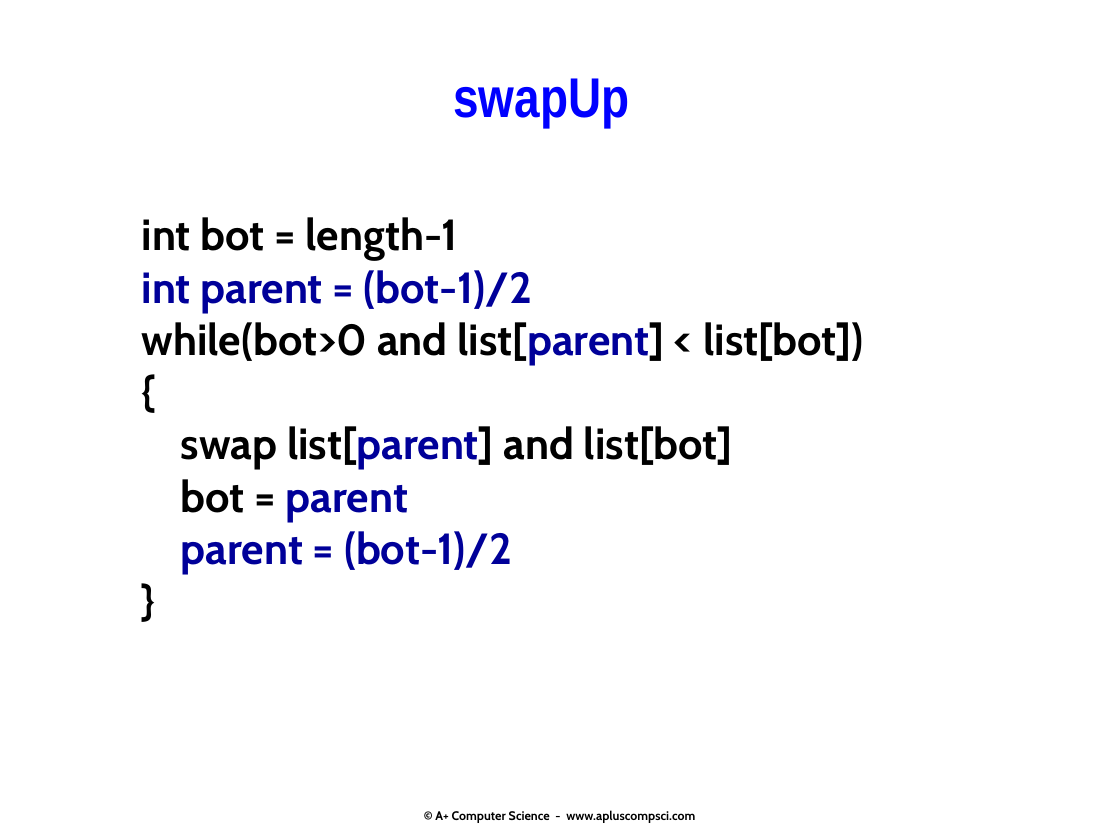
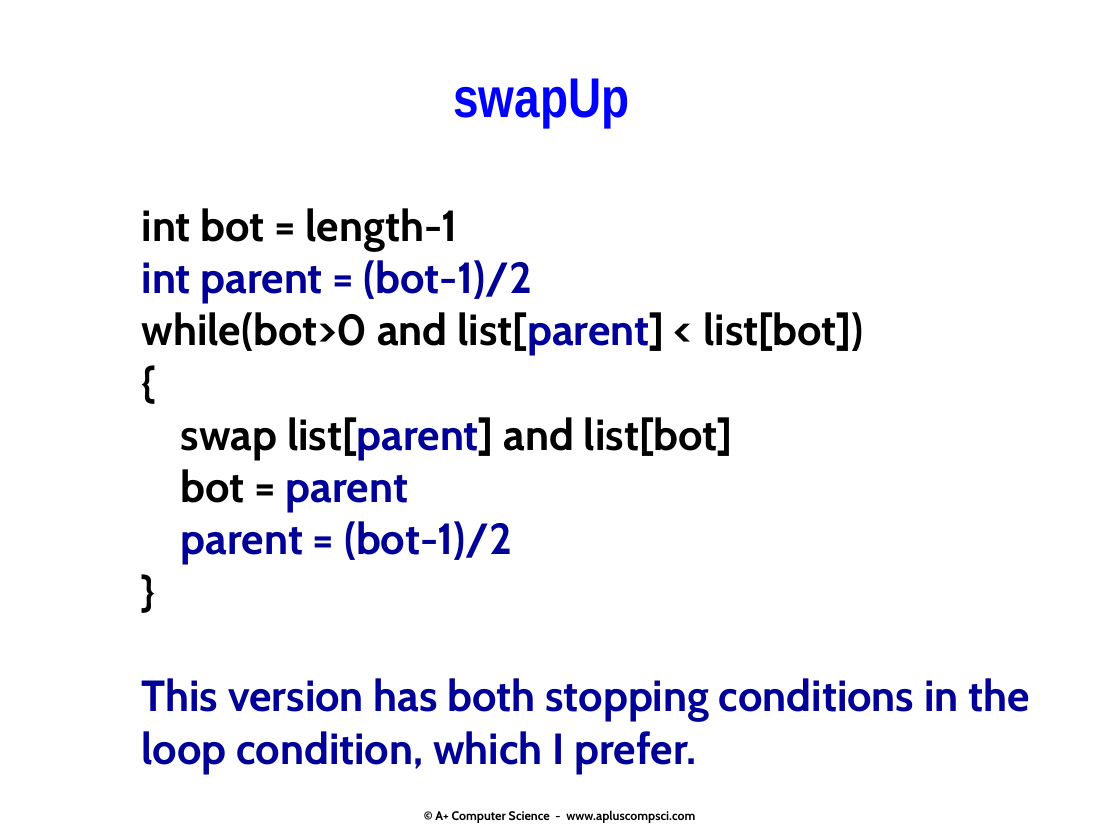
Before and after one commit to Cy-FairCS/cs3, a slide deck: slide 22 of u08c_heaps/notes/_a.heaps.pptx. Drawn at 1120x840 pixels with LibreOffice and Linux fonts; fonts in the diff are those of the drawing. Boxes give left, top, right and bottom in pixels: in the first picture for what was removed or moved away, otherwise in the second. Text is boxed around its words. In the diff, an @@ line names an element or a change of style, - is before the commit and + after.

```diff
--- a/u08c_heaps/notes/_a.heaps.pptx
+++ b/u08c_heaps/notes/_a.heaps.pptx
@@ text "int bot = length-1": place and size @@
-text "int bot = length-1" at bbox=[142, 217, 864, 574]
+text "int bot = length-1" at bbox=[142, 208, 1029, 774]
@@ text at bbox=[142, 678, 1029, 774]: paragraph added @@
+This version has both stopping conditions in the loop condition, which I prefer.
```
Also in this commit, not shown: 3 other slides changed, 2 slides added, 2 other files.
